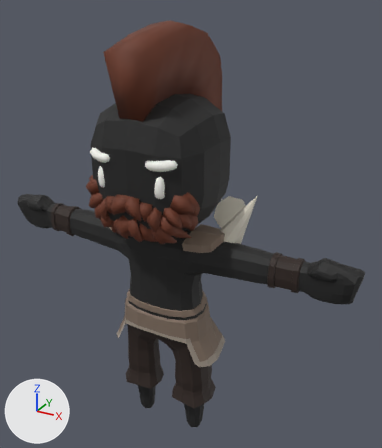
The glTF model dead-city/models/characters/boss_colossus.glb: old version first, new version second.
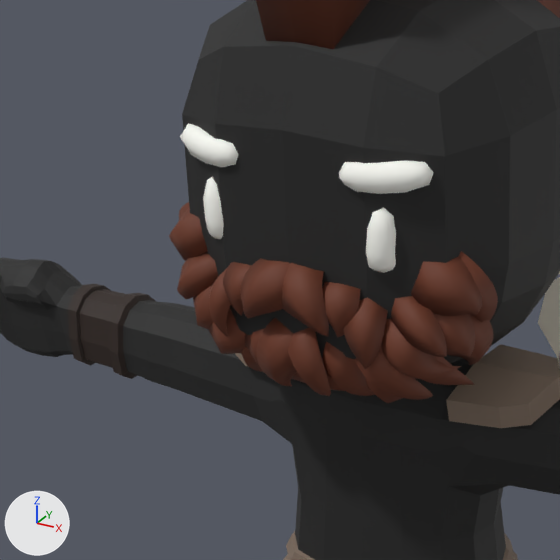
Each version is shown whole from a 50 mm lens placed at (2.12, -3.4, 3.81), pointed at (0.05, 0.36, 1.93), then close up on the part from 7% to 58% of the width and 23% to 67% of the height. The axes (+X, +Y, +Z) are drawn at lower left. The lights are the same throughout. The older version's two pictures come first. Where no turn or scale is listed for an object, it has been applied to the vertices. Vertices at exactly the same position are counted once.

The first close-up shows 'Body', 'Spikes'.
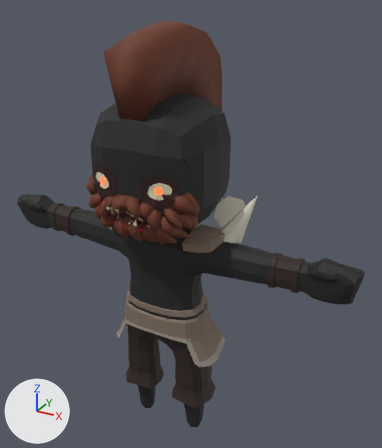
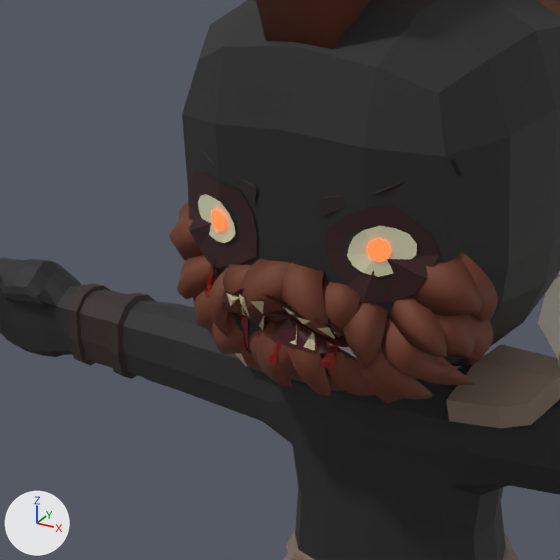
Pixel boxes (x1, y1, x2, y2) of what changed, in the close-ups (560 x 560 px; the box of a moved part takes in the faces that stretch with it):
part 1 of me_cube_004, rebuilt: before (180, 123, 239, 167); after (199, 144, 257, 204)
part 2 of me_cube_004, rebuilt (52% wider, 74% taller): before (339, 161, 434, 194); after (318, 159, 463, 217)
part 3 of me_cube_004, moved or reshaped: before (203, 177, 396, 273); after (188, 172, 439, 368)

What changed in the scene script:
```text
Add mat_faceblood:
    mat_faceblood = principled_material('FaceBlood')
    mat_faceblood.base_color = (0.2, 0.0, 0.0)  # dark red #7c0000
    mat_faceblood.roughness = 0.15
Add mat_facesocket:
    mat_facesocket = principled_material('FaceSocket')
    mat_facesocket.base_color = (0.03, 0.006, 0.006)  # dark red #301212
    mat_facesocket.roughness = 0.85
Add mat_facebrow:
    mat_facebrow = principled_material('FaceBrow')
    mat_facebrow.base_color = (0.02, 0.012, 0.01)  # black #271d19
    mat_facebrow.roughness = 0.9
Add mat_faceeye:
    mat_faceeye = principled_material('FaceEye')
    mat_faceeye.base_color = (0.62, 0.6, 0.4)  # beige #cecbaa
    mat_faceeye.roughness = 0.6
    mat_faceeye.emission_color = (0.0372, 0.036, 0.024)  # dark grey #36352b
    mat_faceeye.emission_strength = 1.0
Add mat_faceteeth:
    mat_faceteeth = principled_material('FaceTeeth')
    mat_faceteeth.base_color = (0.48, 0.42, 0.26)  # beige #b8ad8b
    mat_faceteeth.roughness = 0.55
Add mat_facemouth:
    mat_facemouth = principled_material('FaceMouth')
    mat_facemouth.base_color = (0.045, 0.0, 0.0)  # dark red #3c0000
    mat_facemouth.roughness = 0.4
Add mat_facepupil:
    mat_facepupil = principled_material('FacePupil')
    mat_facepupil.base_color = (1.0, 0.08, 0.02)  # red #ff5027
    mat_facepupil.roughness = 0.6
    mat_facepupil.emission_color = (1.0, 0.08, 0.02)  # red #ff5027
    mat_facepupil.emission_strength = 3.0
Change me_cube_004:
    used by ob_body; location = (0.0, 0.0, 0.0)
    remove me_cube_004.from_pydata(...)  # 3242 vertices, 6264 faces; spans x -1.62..1.62, y -0.56..0.76, z -0.02..3.62
    add me_cube_004.from_pydata(...)  # 3281 vertices, 6123 faces; spans x -1.62..1.62, y -0.57..0.76, z -0.02..3.62
    me_cube_004 part 1: the loose piece of 42 vertices spanning x -0.37..-0.14, y -0.5..-0.39, z 2.67..2.76 is rebuilt with 5 vertices and now spans x -0.42..-0.09, y -0.49..-0.35, z 2.6..2.76, in mat_facebrow (black #271d19)
    me_cube_004 part 2: the loose piece of 42 vertices spanning x 0.14..0.37, y -0.5..-0.39, z 2.67..2.76 is rebuilt with 5 vertices and now spans x 0.09..0.42, y -0.49..-0.35, z 2.6..2.76, in mat_facebrow (black #271d19)
    me_cube_004 part 3
    83 vertices are removed from x -0.28..0.28, y -0.49..-0.4, z 2.47..2.65
    160 faces are deleted
    1 vertex moves within x 0.28, y -0.46, z 2.53
    196 vertices are added at x -0.39..0.38, y -0.57..-0.4, z 2.16..2.65
    28 new faces join them, mat_facesocket (dark red #301212)
    28 new faces join them, mat_faceeye (beige #cecbaa)
    16 new faces join them, mat_facepupil (red #ff5027, glowing red #ff5027)
    18 new faces join them, mat_facemouth (dark red #3c0000)
    33 new faces join them, mat_faceteeth (beige #b8ad8b)
    48 new faces join them, mat_faceblood (dark red #7c0000)
    remove me_cube_004.materials.append(mat_face)  # white #fffff8
    add me_cube_004.materials.append(mat_facesocket)  # dark red #301212
    add me_cube_004.materials.append(mat_faceeye)  # beige #cecbaa
    add me_cube_004.materials.append(mat_facepupil)  # red #ff5027, glowing red #ff5027
    add me_cube_004.materials.append(mat_facebrow)  # black #271d19
    add me_cube_004.materials.append(mat_facemouth)  # dark red #3c0000
    add me_cube_004.materials.append(mat_faceteeth)  # beige #b8ad8b
    add me_cube_004.materials.append(mat_faceblood)  # dark red #7c0000
```
